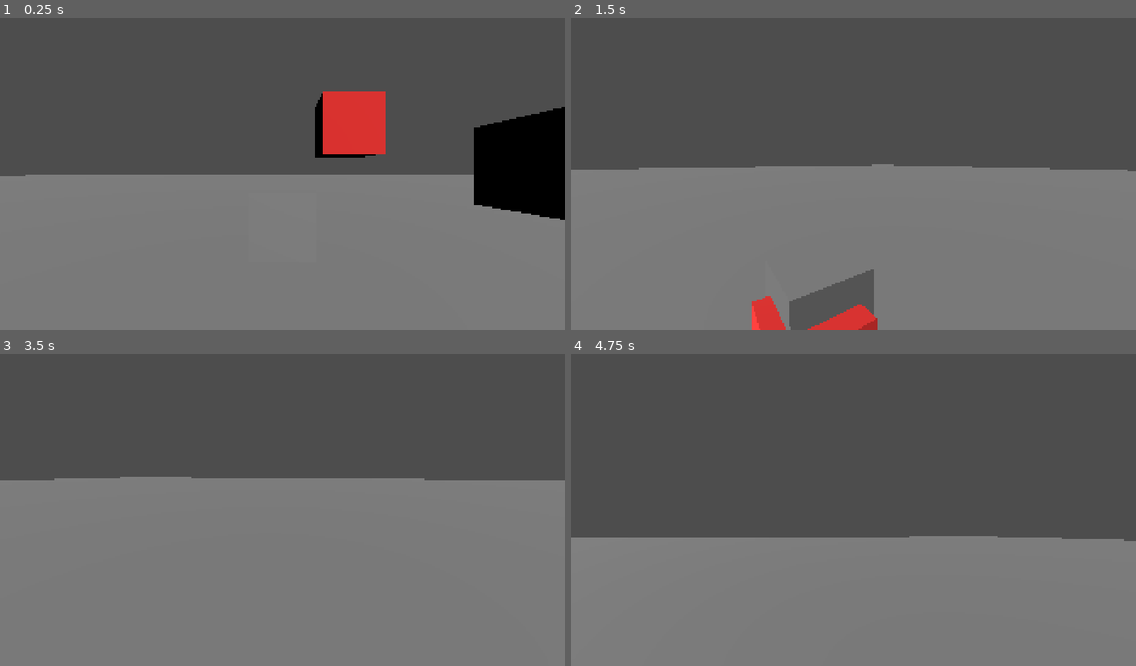
Above: before the commit, frames 1-4 (two rows, left to right).
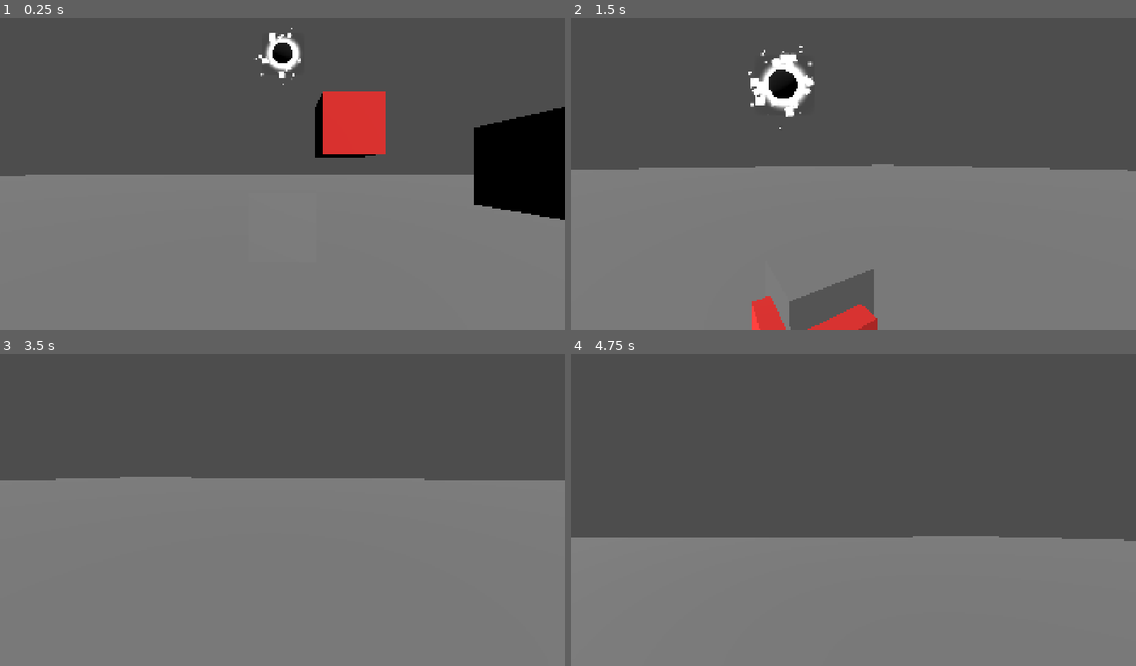
Above: after the commit, the same moments.

Repository: chirp-games/one-bit-14
Game: Godot game, scene res://odins_tests/test1.tscn
The game is run twice, just before and just after one commit, with the same random seed, the same clock (stepped at 60 frames per second) and the same inputs. This scene is started directly instead of the project's main scene.
Inputs (mouse positions are in pixels of both pictures, inside the frame that each line leads up to):
- Up to frame 1 (0.25 s): no input
- Up to frame 2 (1.5 s): move the mouse to (881, 170) at 0.52 s; hold W (forward) from 0.53 s (still down); tap Space (jump) at 0.77 s; move the mouse to (825, 174) at 1.27 s
- Up to frame 3 (3.5 s): keep holding W (forward); tap Space (jump) at 1.52, 3.02 s; move the mouse to (293, 500) at 2.02 s; tap Enter at 2.75 s; move the mouse to (276, 513) at 2.77 s
- Up to frame 4 (4.75 s): keep holding W (forward); tap Space (jump) at 3.5, 3.77, 4.52 s; move the mouse to (893, 510) at 3.52 s; tap Enter at 4.25 s; move the mouse to (808, 503) at 4.27 s

The runs differ from the first frame. In frame 1, 0.7% of the frame differs, in the area x 44-54%, y 3-22%; in frame 2, 1.4%, in the area x 31-44%, y 9-36%; in frame 3, less than 0.1%; in frame 4, less than 0.1%.

Commit message:
very cool blackhole

Diff:
--- a/jakes_test/BlackHole.tscn
+++ b/jakes_test/BlackHole.tscn
@@ -3,6 +3,30 @@
 [ext_resource type="Script" uid="uid://b7u6sajcx8xuy" path="res://jakes_test/center_of_gravity.gd" id="2_87a4u"]
 
 [sub_resource type="SphereShape3D" id="SphereShape3D_0xfd7"]
+
+[sub_resource type="SphereMesh" id="SphereMesh_0xfd7"]
+radius = 0.15
+height = 0.3
+
+[sub_resource type="StandardMaterial3D" id="StandardMaterial3D_f4nys"]
+albedo_color = Color(0, 0, 0, 1)
+
+[sub_resource type="Curve" id="Curve_s8rmi"]
+_data = [Vector2(0, 1), 0.0, 0.0, 0, 0, Vector2(1, 0), 0.0, 0.0, 0, 0]
+point_count = 2
+
+[sub_resource type="Gradient" id="Gradient_f4nys"]
+offsets = PackedFloat32Array(0.4875, 0.66875, 1)
+colors = PackedColorArray(1, 1, 1, 1, 1, 1, 1, 0.17073166, 1, 1, 1, 0)
+
+[sub_resource type="GradientTexture2D" id="GradientTexture2D_0xfd7"]
+gradient = SubResource("Gradient_f4nys")
+fill = 1
+fill_from = Vector2(0.5, 0.5)
+fill_to = Vector2(1, 1)
+
+[sub_resource type="ViewportTexture" id="ViewportTexture_f4nys"]
+viewport_path = NodePath("SubViewport")
 
 [node name="BlackHole" type="Node3D" unique_id=1549274347]
 script = ExtResource("2_87a4u")
@@ -13,3 +37,61 @@
 [node name="CollisionShape3D" type="CollisionShape3D" parent="Area3D" unique_id=1539919368]
 shape = SubResource("SphereShape3D_0xfd7")
 debug_color = Color(1, 0, 0, 0.41960785)
+
+[node name="MeshInstance3D" type="MeshInstance3D" parent="." unique_id=1724065712]
+mesh = SubResource("SphereMesh_0xfd7")
+surface_material_override/0 = SubResource("StandardMaterial3D_f4nys")
+
+[node name="SubViewport" type="SubViewport" parent="." unique_id=1870607899]
+transparent_bg = true
+
+[node name="CPUParticles2D" type="CPUParticles2D" parent="SubViewport" unique_id=670361001]
+position = Vector2(256, 256)
+scale = Vector2(8, 8)
+amount = 30
+preprocess = 0.5
+randomness = 0.1
+lifetime_randomness = 0.5
+emission_shape = 6
+emission_ring_inner_radius = 2.0
+emission_ring_radius = 4.0
+spread = 100.0
+gravity = Vector2(0, 0)
+angular_velocity_min = 42.35
+angular_velocity_max = 127.06
+orbit_velocity_min = 0.2
+orbit_velocity_max = 0.5
+tangential_accel_max = 20.0
+scale_amount_min = 10.0
+scale_amount_max = 10.0
+scale_amount_curve = SubResource("Curve_s8rmi")
+
+[node name="CPUParticles2D2" type="CPUParticles2D" parent="SubViewport" unique_id=460614562]
+position = Vector2(256, 256)
+scale = Vector2(8, 8)
+amount = 15
+preprocess = 0.5
+randomness = 0.1
+lifetime_randomness = 0.5
+emission_shape = 6
+emission_ring_inner_radius = 4.0
+emission_ring_radius = 6.0
+spread = 100.0
+gravity = Vector2(0, 0)
+angular_velocity_min = 42.35
+angular_velocity_max = 127.06
+orbit_velocity_min = 0.2
+orbit_velocity_max = 0.5
+tangential_accel_max = 20.0
+scale_amount_min = 4.0
+scale_amount_max = 4.0
+scale_amount_curve = SubResource("Curve_s8rmi")
+
+[node name="Sprite2D" type="Sprite2D" parent="SubViewport" unique_id=722846524]
+position = Vector2(257, 256)
+texture = SubResource("GradientTexture2D_0xfd7")
+
+[node name="Sprite3D" type="Sprite3D" parent="." unique_id=1908499150]
+transform = Transform3D(1, 0, 0, 0, 1, 0, 0, 0, 1, 7.5265765e-05, 0.00047187507, -1.04904175e-05)
+billboard = 1
+texture = SubResource("ViewportTexture_f4nys")
--- a/odins_tests/test1.tscn
+++ b/odins_tests/test1.tscn
@@ -37,5 +37,5 @@
 [node name="Box" parent="." unique_id=1398796155 instance=ExtResource("3_3435s")]
 transform = Transform3D(1, 0, 0, 0, 1, 0, 0, 0, 1, 2.990569, 1.9961321, -2.1979282)
 
-[node name="Box2" parent="." unique_id=1246468868 groups=["gravity_body"] instance=ExtResource("3_3435s")]
+[node name="Box2" parent="." unique_id=1246468868 groups=["gravity_body", "pushable"] instance=ExtResource("3_3435s")]
 transform = Transform3D(1, 0, 0, 0, 1, 0, 0, 0, 1, 1.2697603, 2.6422133, -3.9167328)
